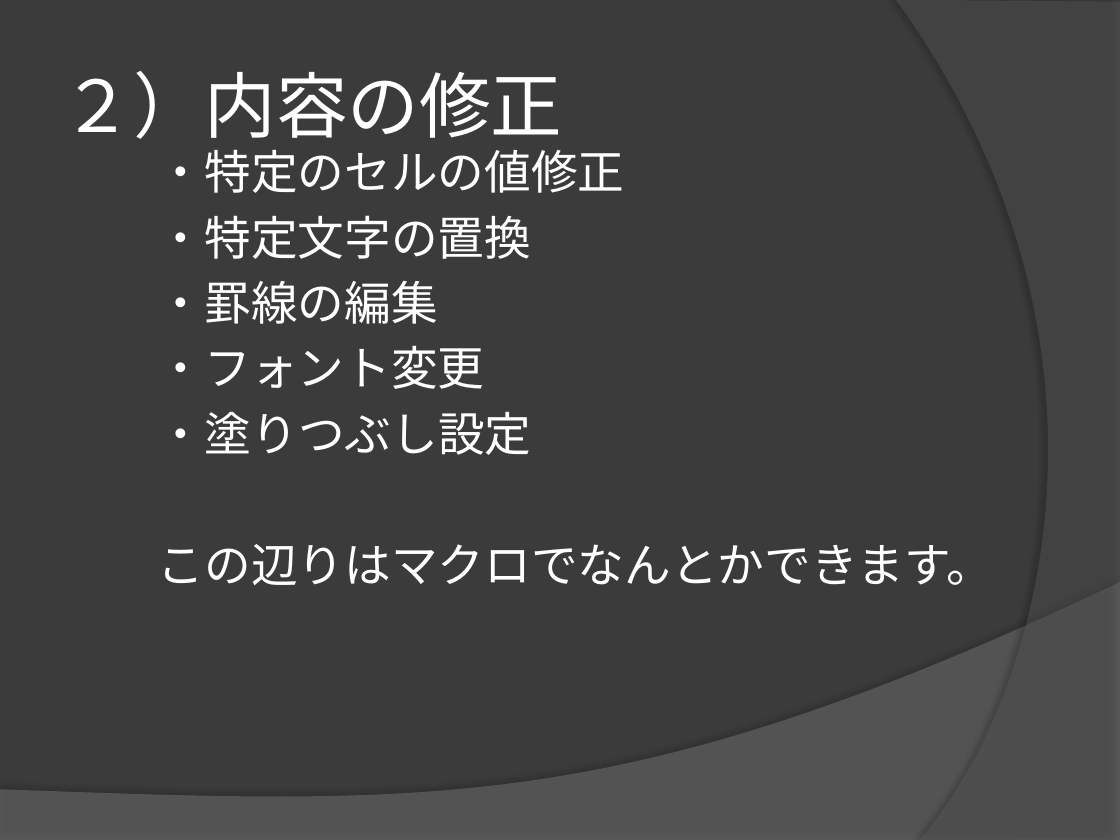
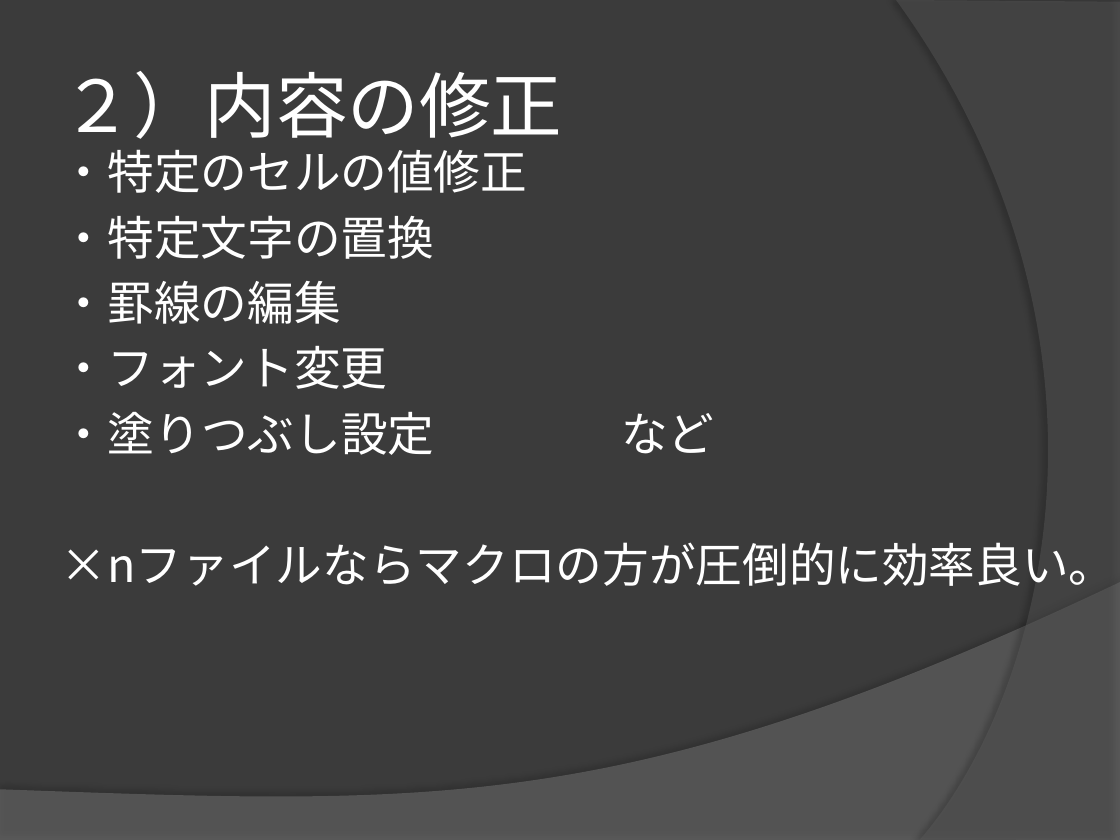
Before and after one commit to yuridonus/FEstudy, a slide deck: slide 11 of hateful_excel.pptx (slide 10 before the commit). Drawn at 1120x840 pixels with LibreOffice and Linux fonts; fonts in the diff are those of the drawing. Boxes give left, top, right and bottom in pixels: in the first picture for what was removed or moved away, otherwise in the second. Text is boxed around its words. In the diff, an @@ line names an element or a change of style, - is before the commit and + after.

```diff
--- a/hateful_excel.pptx
+++ b/hateful_excel.pptx
@@ text "・特定のセルの値修正": place and size @@
-text "・特定のセルの値修正" at [158,149,993,585]
+text "・特定のセルの値修正" at [61,149,1116,586]
@@ text at [61,412,1116,586]: text changed @@
-・塗りつぶし設定
-この辺りはマクロでなんとかできます。
+・塗りつぶし設定 など
+×nファイルならマクロの方が圧倒的に効率良い。
```
Also in this commit, not shown: 17 other slides changed, 4 slides added, 1 slide removed, 3 other files.
